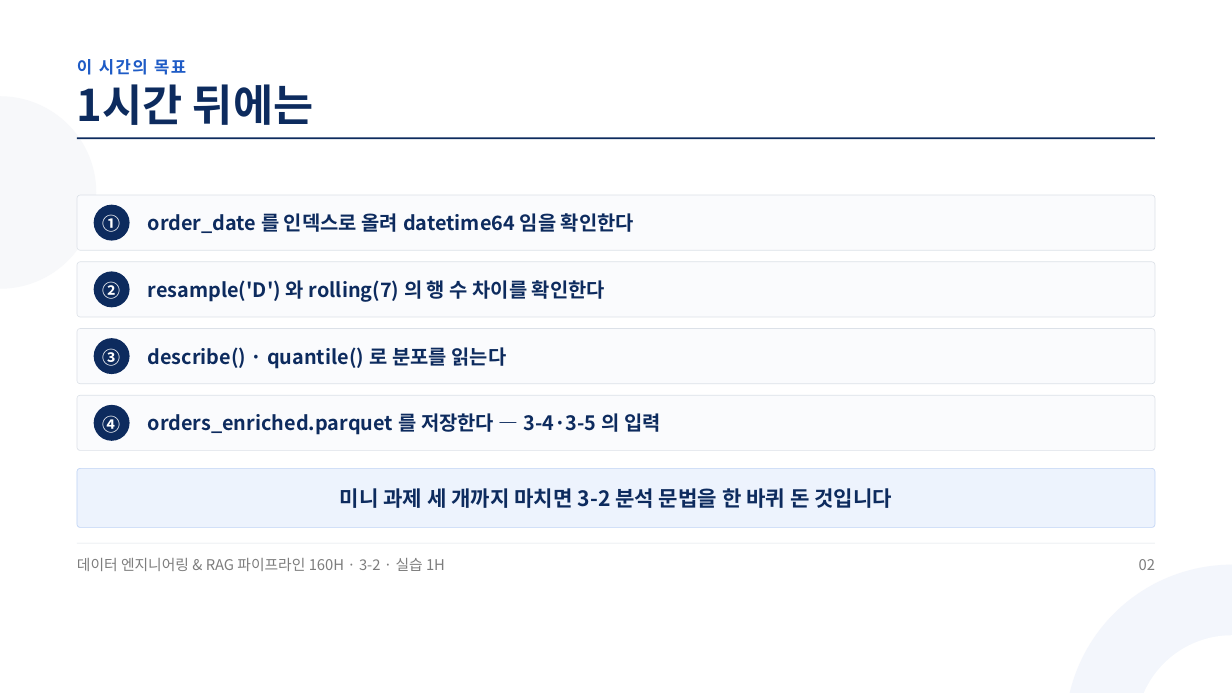
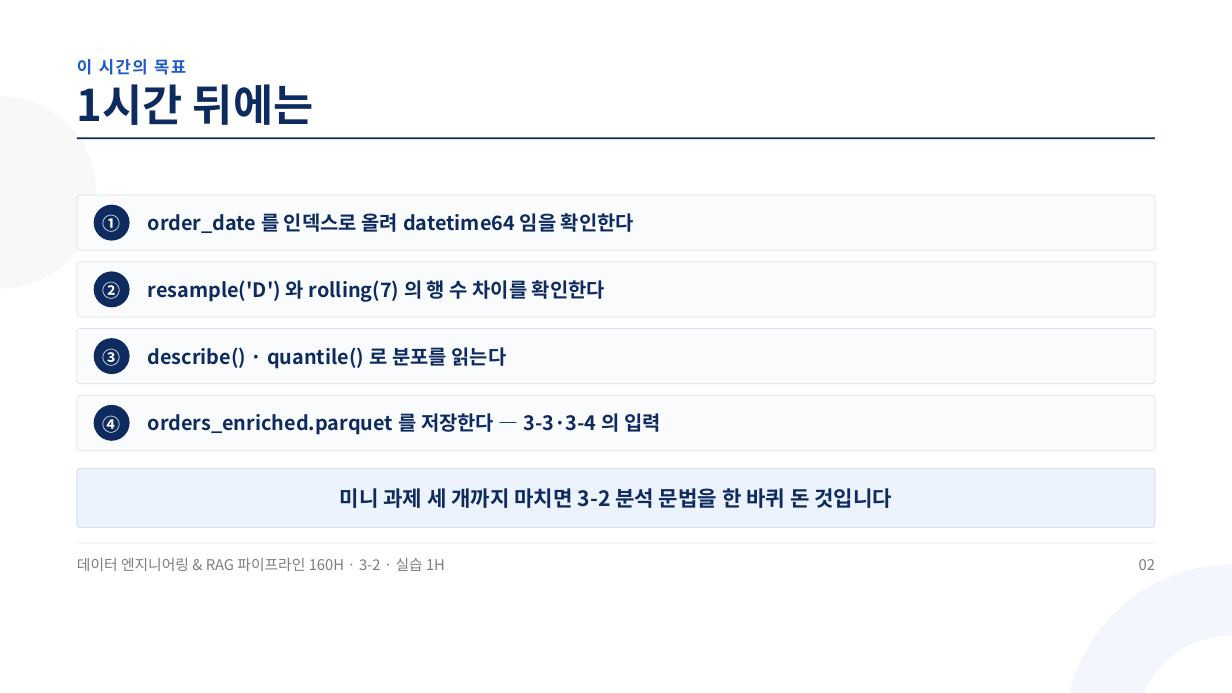
Before and after one commit to aebonlee/materials, a slide deck: slide 2 of data-eng/decks/w3d2s3.pptx. Drawn at 1232x693 pixels with LibreOffice and Linux fonts; fonts in the diff are those of the drawing. Boxes give left, top, right and bottom in pixels: in the first picture for what was removed or moved away, otherwise in the second. Text is boxed around its words. In the diff, an @@ line names an element or a change of style, - is before the commit and + after.

```diff
--- a/data-eng/decks/w3d2s3.pptx
+++ b/data-eng/decks/w3d2s3.pptx
@@ text at [148, 410, 661, 437]: text changed @@
-orders_enriched.parquet 를 저장한다 — 3-4·3-5 의 입력
+orders_enriched.parquet 를 저장한다 — 3-3·3-4 의 입력
```
Also in this commit, not shown: 6 other slides changed, 9 other files.
